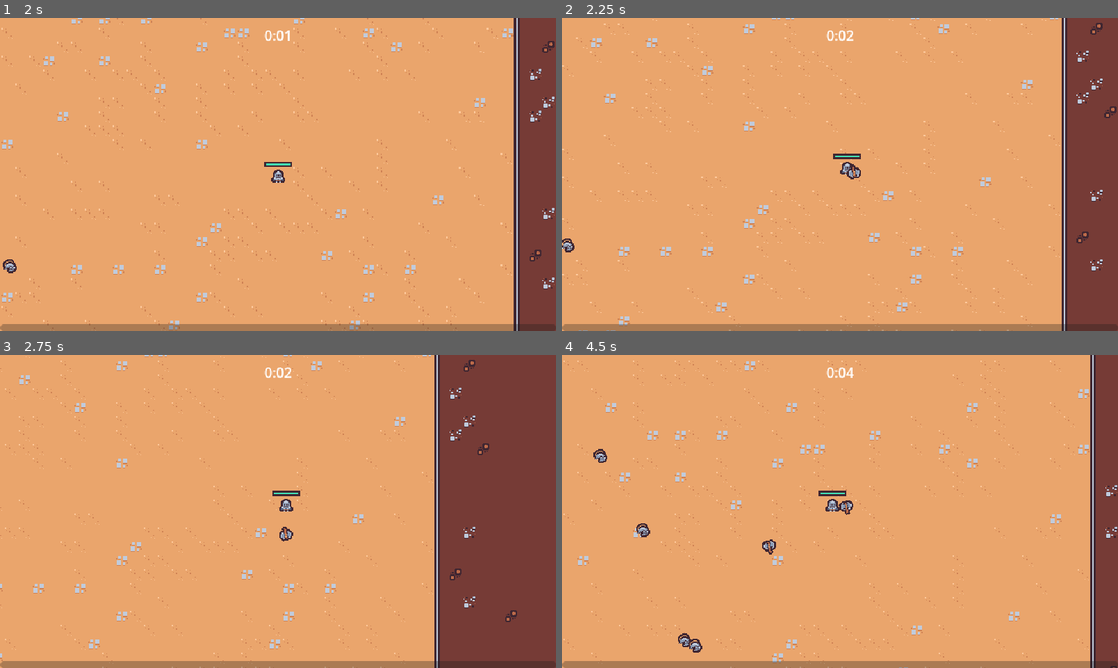
Above: before the commit, frames 1-4 (two rows, left to right).
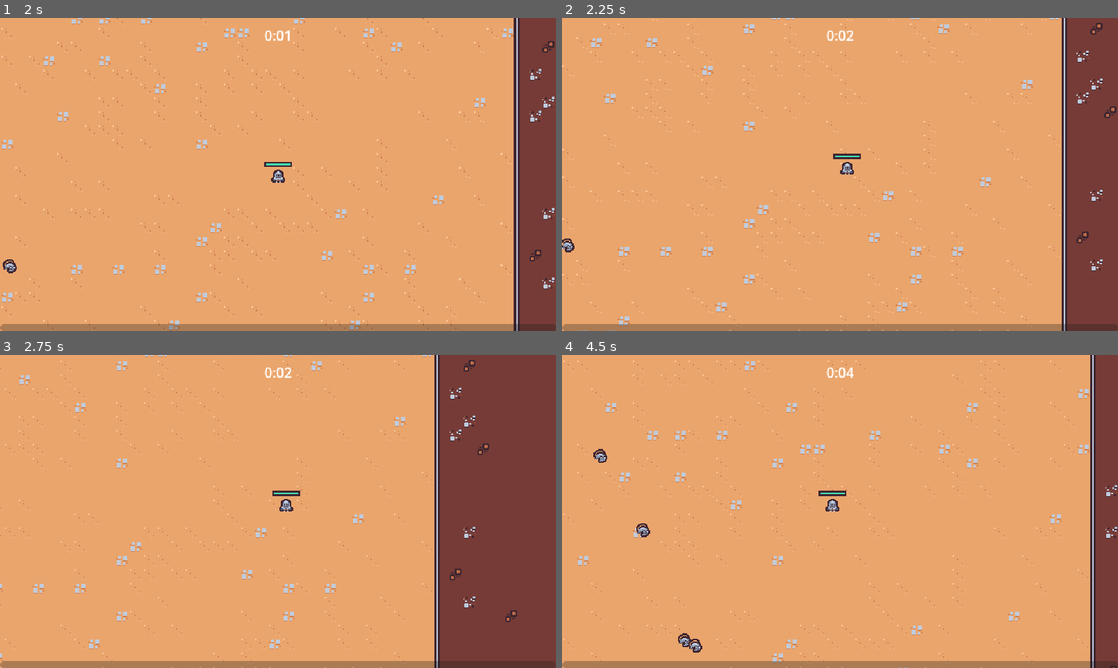
Above: after the commit, the same moments.

Repository: rprav-n/2D-Survivors-Style-Game
Game: Godot game, scene res://scenes/main/main.tscn
Same seed, same stepped clock (60 frames per second), same inputs: the game is played once before the commit and once after it.
Inputs (mouse positions are in pixels of both pictures, inside the frame that each line leads up to):
- Up to frame 1 (2 s): move the mouse to (400, 158) at 0.52 s; press the mouse at (400, 158) at 0.53 s; hold D (move_right) 0.53-1.28 s; move the mouse to (166, 190) at 1.27 s; release the mouse at (166, 190) at 1.28 s; hold S (move_down) from 1.28 s (still down); click (166, 190) at 1.35 s
- Up to frame 2 (2.25 s): move the mouse to (895, 105) at 2.02 s; release S (move_down) at 2.03 s; press the mouse at (895, 105) at 2.03 s; hold D (move_right) from 2.03 s (still down)
- Up to frame 3 (2.75 s): keep holding D (move_right)
- Up to frame 4 (4.5 s): move the mouse to (812, 574) at 2.77 s; release D (move_right) at 2.78 s; release the mouse at (812, 574) at 2.78 s; hold W (move_up) 2.78-3.53 s; click (812, 574) at 2.85 s; move the mouse to (1006, 558) at 3.52 s; press the mouse at (1006, 558) at 3.53 s; hold Left (move_left) from 3.53 s (still down); move the mouse to (673, 464) at 4.27 s; release the mouse at (673, 464) at 4.28 s; click (673, 464) at 4.35 s

Frame 1 is identical in both runs. In frame 2, less than 0.1% of the frame differs, in the area x 51-54%, y 46-52%; in frame 3, less than 0.1%; in frame 4, 0.2%, in the area x 36-53%, y 46-64%.

Commit message:
Enabling acquisition of Axe Ability

Diff:
--- /dev/null
+++ b/resources/upgrades/ability.gd
@@ -0,0 +1,5 @@
+extends AbilityUpgrade
+
+class_name Ability
+
+@export var ability_controller_scene: PackedScene
--- /dev/null
+++ b/resources/upgrades/axe.tres
@@ -0,0 +1,11 @@
+[gd_resource type="Resource" script_class="Ability" load_steps=3 format=3 uid="uid://bwy4oihbe6d7i"]
+
+[ext_resource type="PackedScene" uid="uid://u2f3cxqlg115" path="res://scenes/abilities/axe_ability_controller/axe_ability_controller.tscn" id="1_hm4ii"]
+[ext_resource type="Script" path="res://resources/upgrades/ability.gd" id="1_u2i1t"]
+
+[resource]
+script = ExtResource("1_u2i1t")
+ability_controller_scene = ExtResource("1_hm4ii")
+id = "axe"
+name = "Axe"
+description = "Periodically sends out a spinning axe."
--- a/scenes/game_object/player/player.gd
+++ b/scenes/game_object/player/player.gd
@@ -10,6 +10,7 @@
 @onready var collision_area: Area2D = $CollisionArea
 @onready var damage_interval_timer: Timer = $DamageIntervalTimer
 @onready var health_bar: ProgressBar = $HealthBar
+@onready var abilities: Node = $Abilities
 
 
 func  _ready() -> void:
@@ -18,6 +19,7 @@
 	collision_area.body_exited.connect(_on_body_exited)
 	damage_interval_timer.timeout.connect(_on_damage_interval_timer_timeout)
 	health_component.health_changed.connect(_on_health_changed)
+	GameEvents.ability_upgrade_added.connect(_on_ability_upgrade_added)
 
 
 func _process(delta: float) -> void:
@@ -57,3 +59,11 @@
 
 func _on_health_changed() -> void:
 	update_health_display()
+
+
+func _on_ability_upgrade_added(upgrade: AbilityUpgrade, current_upgrades: Dictionary) -> void:
+	if not upgrade is Ability:
+		return
+
+	var ability: Ability = upgrade as Ability
+	abilities.add_child(ability.ability_controller_scene.instantiate())
--- a/scenes/game_object/player/player.tscn
+++ b/scenes/game_object/player/player.tscn
@@ -1,10 +1,9 @@
-[gd_scene load_steps=11 format=3 uid="uid://21c4v1u2x55t"]
+[gd_scene load_steps=10 format=3 uid="uid://21c4v1u2x55t"]
 
 [ext_resource type="Texture2D" uid="uid://w1bsvhpih3hk" path="res://scenes/game_object/player/player.png" id="1_4x66v"]
 [ext_resource type="Script" path="res://scenes/game_object/player/player.gd" id="1_raj11"]
 [ext_resource type="PackedScene" uid="uid://bcolhterb34qg" path="res://scenes/component/health_component.tscn" id="2_iyigt"]
 [ext_resource type="PackedScene" uid="uid://bldakjdbeg5ld" path="res://scenes/abilities/sword_ability_controller/sword_ability_controller.tscn" id="2_wn3ir"]
-[ext_resource type="PackedScene" uid="uid://u2f3cxqlg115" path="res://scenes/abilities/axe_ability_controller/axe_ability_controller.tscn" id="4_qsp46"]
 
 [sub_resource type="StyleBoxFlat" id="StyleBoxFlat_rft00"]
 bg_color = Color(0.247059, 0.14902, 0.192157, 1)
@@ -33,11 +32,9 @@
 
 [node name="HealthComponent" parent="." instance=ExtResource("2_iyigt")]
 
-[node name="AbilityManager" type="Node" parent="."]
+[node name="Abilities" type="Node" parent="."]
 
-[node name="SwordAbilityController" parent="AbilityManager" instance=ExtResource("2_wn3ir")]
-
-[node name="AxeAbilityController" parent="AbilityManager" instance=ExtResource("4_qsp46")]
+[node name="SwordAbilityController" parent="Abilities" instance=ExtResource("2_wn3ir")]
 
 [node name="DamageIntervalTimer" type="Timer" parent="."]
 wait_time = 0.5
--- a/scenes/manager/upgrade_manager.gd
+++ b/scenes/manager/upgrade_manager.gd
@@ -25,13 +25,22 @@
 	GameEvents.emit_ability_upgrade_added(upgrade, current_upgrades)
 
 
+func pick_upgrades() -> Array[AbilityUpgrade]:
+	var filtered_upgrades: Array[AbilityUpgrade] = upgrade_pool.duplicate()
+	var choosen_upgrades: Array[AbilityUpgrade] = []
+	for i in 2:
+		var choosen_upgrade: AbilityUpgrade = filtered_upgrades.pick_random() as AbilityUpgrade
+		choosen_upgrades.append(choosen_upgrade)
+		filtered_upgrades = filtered_upgrades.filter(func(upgrade: AbilityUpgrade): return choosen_upgrade.id != upgrade.id)
+
+	return choosen_upgrades
+
+
 func _on_level_up(_current_level: int) -> void:
-	var choosen_upgrade: AbilityUpgrade = upgrade_pool.pick_random() as AbilityUpgrade
-	if choosen_upgrade == null:
-		pass
 	var upgrade_screen: UpgradeScreen = upgrade_screen_scene.instantiate() as UpgradeScreen
 	add_child(upgrade_screen)
-	upgrade_screen.set_ability_upgrades([choosen_upgrade])
+	var upgrades: Array[AbilityUpgrade] =  pick_upgrades()
+	upgrade_screen.set_ability_upgrades(upgrades)
 	upgrade_screen.upgrade_selected.connect(_on_upgrade_selected)
 
 
--- a/scenes/manager/upgrade_manager.tscn
+++ b/scenes/manager/upgrade_manager.tscn
@@ -1,10 +1,11 @@
-[gd_scene load_steps=4 format=3 uid="uid://c2450ymq1mckg"]
+[gd_scene load_steps=5 format=3 uid="uid://c2450ymq1mckg"]
 
 [ext_resource type="Script" path="res://scenes/manager/upgrade_manager.gd" id="1_i8irg"]
 [ext_resource type="Resource" uid="uid://drfk5ex2biw3c" path="res://resources/upgrades/sword_rate.tres" id="2_qnjqc"]
+[ext_resource type="Resource" uid="uid://bwy4oihbe6d7i" path="res://resources/upgrades/axe.tres" id="3_0v26e"]
 [ext_resource type="PackedScene" uid="uid://cwf33i1w3tupr" path="res://scenes/ui/upgrade_screen.tscn" id="3_2god6"]
 
 [node name="UpgradeManager" type="Node"]
 script = ExtResource("1_i8irg")
-upgrade_pool = Array[Resource("res://resources/upgrades/abiliy_upgrade.gd")]([ExtResource("2_qnjqc")])
+upgrade_pool = Array[Resource("res://resources/upgrades/abiliy_upgrade.gd")]([ExtResource("2_qnjqc"), ExtResource("3_0v26e")])
 upgrade_screen_scene = ExtResource("3_2god6")
